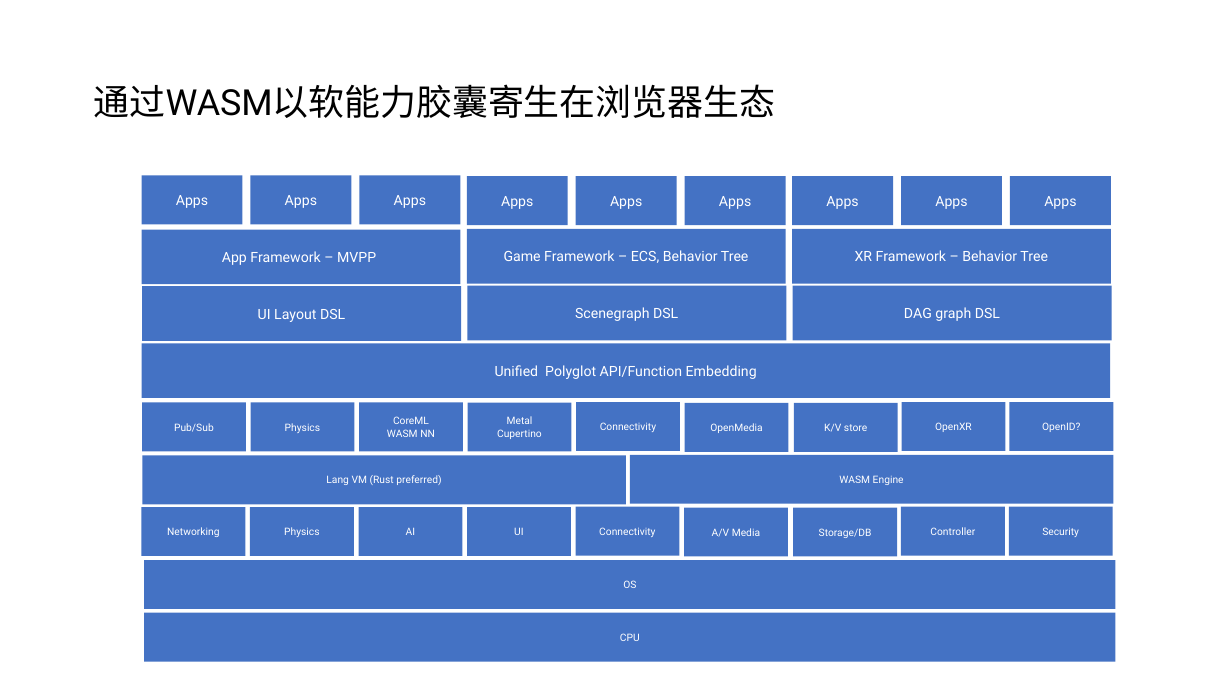
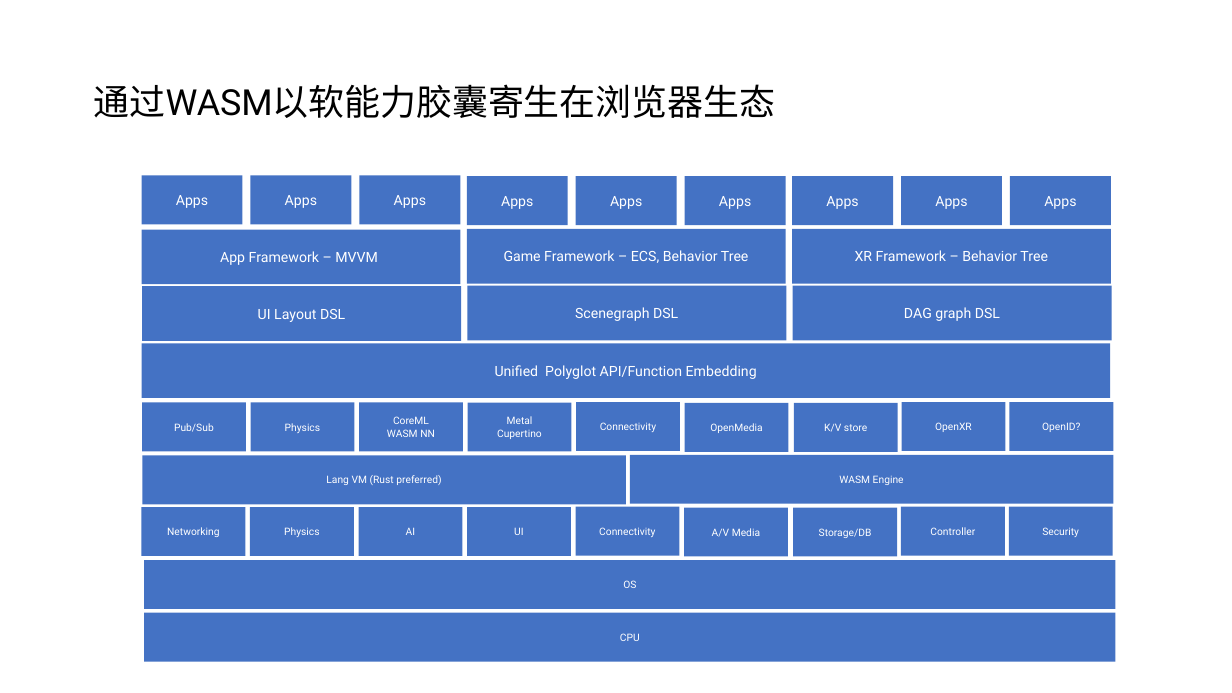
Before and after one commit to sbagga/mistyminds, a slide deck: slide 9 of _posts/Next Gen App Architecture.pptx (slide 7 before the commit). Drawn at 1232x693 pixels with LibreOffice and Linux fonts; fonts in the diff are those of the drawing. Boxes give left, top, right and bottom in pixels: in the first picture for what was removed or moved away, otherwise in the second. Text is boxed around its words. In the diff, an @@ line names an element or a change of style, - is before the commit and + after.

```diff
--- a/_posts/Next Gen App Architecture.pptx
+++ b/_posts/Next Gen App Architecture.pptx
@@ text in rectangle at box(220, 251, 378, 265): text changed @@
-App Framework – MVPP
+App Framework – MVVM
```
Also in this commit, not shown: 6 other slides changed, 2 slides added, 1 other file.
